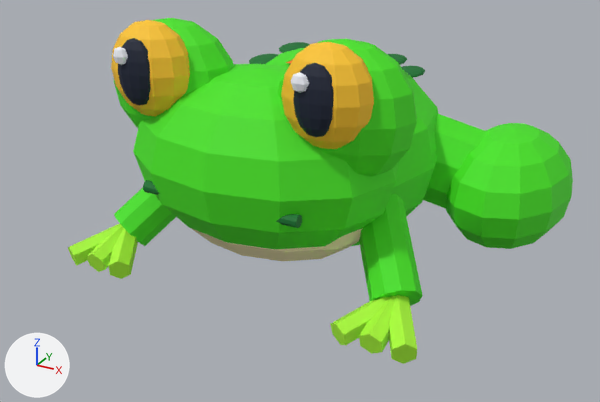
The glTF model godot/Models/frog.glb as it was, and as the next commit left it.
Both versions are drawn from a 50 mm lens placed at (0.818, -1.552, 0.877), pointed at (0.001, -0.067, 0.135). Every picture has the same lights, and +X, +Y and +Z are marked at lower left. The first picture is the older version. Vertices at exactly the same position are counted once.

Objects in the first picture: 'Body', 'Broad face', 'Cream throat', 'Eye mound', 'Eye mound.001', 'Foreleg', 'Foreleg.001', 'Front toe', 'Front toe.001', 'Front toe.002', 'Front toe.003', 'Front toe.004', 'Front toe.005', 'Golden eye', 'Golden eye.001', 'Hind upper leg.001', 'Powerful hind thigh.001', 'Pupil.001' and 8 more.
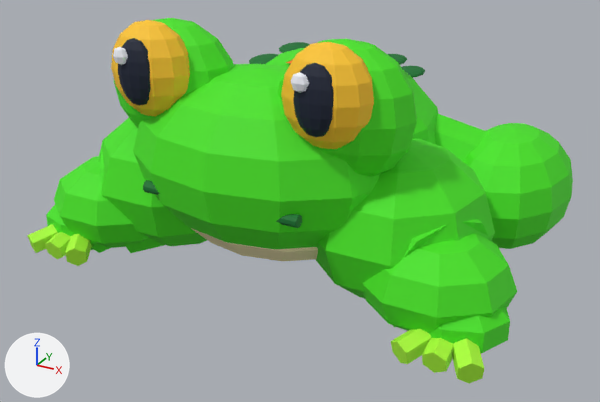
Location of each change, [x1, y1, x2, y2] in pixels of the pictures (600 x 402 px; the box of a moved part takes in the faces that stretch with it):
'Connected front shoulder.001', added (green): after [315, 139, 495, 299]
'Broad front forearm.001', added (green): after [362, 233, 517, 333]
'Connected front shoulder', added (green): after [98, 118, 207, 246]
'Broad front forearm', added (green): after [54, 156, 148, 248]
'Front toe.005', moved: before [389, 295, 417, 364]; after [452, 338, 484, 383]
'Front toe.003', moved: before [330, 297, 390, 345]; after [391, 328, 432, 364]
'Front toe.004', moved: before [359, 296, 395, 354]; after [422, 338, 453, 373]
'Broad front hand.001', added (green): after [429, 307, 510, 353]
'Front toe.002', moved: before [108, 228, 138, 279]; after [65, 234, 92, 266]
'Front toe.001', moved: before [86, 225, 124, 272]; after [45, 232, 71, 259]
'Front toe', moved: before [68, 224, 121, 266]; after [27, 224, 58, 253]
'Continuous front-leg bridge.001', added (mostly hidden): after [393, 219, 491, 327]
'Continuous front-leg bridge', added (mostly hidden): after [99, 151, 164, 253]
'Broad front hand', added: after [46, 204, 99, 250]
part 1 of me_cone_003, moved or reshaped (mostly hidden afterwards): before [114, 188, 176, 246]; after [91, 244, 110, 253]
part 2 of me_cone_012, moved or reshaped (not visible afterwards): before [359, 194, 423, 306]
'Body', unchanged, covered by the edit: before [266, 48, 439, 246]; after [266, 48, 439, 144]

What changed in the scene script:
```text
Change me_cone_003:
    remove me_cone_003.from_pydata(...)  # 20 vertices, 36 faces; spans x -0.363..-0.177, y -0.307..-0.103, z 0.035..0.24
    add me_cone_003.from_pydata(...)  # 20 vertices, 36 faces; spans x -0.49..-0.14, y -0.346..-0.054, z -0.002..0.287
    me_cone_003 part 1: 20 of 20 vertices moved; they spanned x -0.363..-0.177, y -0.307..-0.103, z 0.035..0.24 and now span x -0.49..-0.14, y -0.346..-0.054, z -0.002..0.287; mean shift (-0.045, 0.005, 0.005)
Change me_cone_012:
    remove me_cone_012.from_pydata(...)  # 20 vertices, 36 faces; spans x 0.177..0.363, y -0.307..-0.103, z 0.035..0.24
    add me_cone_012.from_pydata(...)  # 20 vertices, 36 faces; spans x 0.14..0.49, y -0.346..-0.054, z -0.002..0.287
    me_cone_012 part 2: 20 of 20 vertices moved; they spanned x 0.177..0.363, y -0.307..-0.103, z 0.035..0.24 and now span x 0.14..0.49, y -0.346..-0.054, z -0.002..0.287; mean shift (0.045, 0.005, 0.005)
Change me_cone_005:
    remove me_cone_005.from_pydata(...)  # 12 vertices, 20 faces; spans x -0.4052..-0.2998, y -0.3981..-0.2569, z 0.0206..0.0994
    add me_cone_005.from_pydata(...)  # 12 vertices, 20 faces; spans x -0.5252..-0.4198, y -0.3981..-0.2569, z 0.0206..0.0994
    me_cone_005 part 3: the whole mesh is moved by (-0.12, 0.0, 0.0)
Change me_cone_007:
    remove me_cone_007.from_pydata(...)  # 12 vertices, 20 faces; spans x -0.3417..-0.2983, y -0.3913..-0.2637, z 0.0208..0.0992
    add me_cone_007.from_pydata(...)  # 12 vertices, 20 faces; spans x -0.4617..-0.4183, y -0.3913..-0.2637, z 0.0208..0.0992
    me_cone_007 part 4: the whole mesh is moved by (-0.12, 0.0, 0.0)
Change me_cone_009:
    remove me_cone_009.from_pydata(...)  # 12 vertices, 20 faces; spans x -0.3402..-0.2348, y -0.3981..-0.2569, z 0.0206..0.0994
    add me_cone_009.from_pydata(...)  # 12 vertices, 20 faces; spans x -0.4602..-0.3548, y -0.3981..-0.2569, z 0.0206..0.0994
    me_cone_009 part 5: the whole mesh is moved by (-0.12, 0.0, 0.0)
Change me_cone_014:
    remove me_cone_014.from_pydata(...)  # 12 vertices, 20 faces; spans x 0.2348..0.3402, y -0.3981..-0.2569, z 0.0206..0.0994
    add me_cone_014.from_pydata(...)  # 12 vertices, 20 faces; spans x 0.3548..0.4602, y -0.3981..-0.2569, z 0.0206..0.0994
    me_cone_014 part 6: the whole mesh is moved by (0.12, 0.0, 0.0)
Change me_cone_016:
    remove me_cone_016.from_pydata(...)  # 12 vertices, 20 faces; spans x 0.2983..0.3417, y -0.3913..-0.2637, z 0.0208..0.0992
    add me_cone_016.from_pydata(...)  # 12 vertices, 20 faces; spans x 0.4183..0.4617, y -0.3913..-0.2637, z 0.0208..0.0992
    me_cone_016 part 7: the whole mesh is moved by (0.12, 0.0, 0.0)
Change me_cone_018:
    remove me_cone_018.from_pydata(...)  # 12 vertices, 20 faces; spans x 0.2998..0.4052, y -0.3981..-0.2569, z 0.0206..0.0994
    add me_cone_018.from_pydata(...)  # 12 vertices, 20 faces; spans x 0.4198..0.5252, y -0.3981..-0.2569, z 0.0206..0.0994
    me_cone_018 part 8: the whole mesh is moved by (0.12, 0.0, 0.0)
Add ob_continuous_front_leg_bridge_001:
    ob_continuous_front_leg_bridge_001 = bpy.data.objects.new('Continuous front-leg bridge.001', me_cone_011_1)  # 20 vertices, 36 faces; spans x 0.069..0.451, y -0.332..0.032, z -0.006..0.316; in mat_green (green #47e51b)
    ob_continuous_front_leg_bridge_001.location = (0.0, 0.0, 0.0)
Add ob_continuous_front_leg_bridge:
    ob_continuous_front_leg_bridge = bpy.data.objects.new('Continuous front-leg bridge', me_cone_001_1)  # 20 vertices, 36 faces; spans x -0.451..-0.069, y -0.332..0.032, z -0.006..0.316; in mat_green (green #47e51b)
    ob_continuous_front_leg_bridge.location = (0.0, 0.0, 0.0)
Add ob_connected_front_shoulder_001:
    ob_connected_front_shoulder_001 = bpy.data.objects.new('Connected front shoulder.001', me_sphere_018_1)  # a UV sphere (9 segments, 6 rings, poles along z) spanning x 0.078..0.452, y -0.333..0.055, z 0.02..0.34; in mat_green (green #47e51b)
    ob_connected_front_shoulder_001.location = (0.0, 0.0, 0.0)
Add ob_connected_front_shoulder:
    ob_connected_front_shoulder = bpy.data.objects.new('Connected front shoulder', me_sphere_011_1)  # a UV sphere (9 segments, 6 rings, poles along z) spanning x -0.452..-0.078, y -0.333..0.055, z 0.02..0.34; in mat_green (green #47e51b)
    ob_connected_front_shoulder.location = (0.0, 0.0, 0.0)
Add ob_broad_front_hand_001:
    ob_broad_front_hand_001 = bpy.data.objects.new('Broad front hand.001', me_sphere_021)  # a UV sphere (8 segments, 5 rings, poles along z) spanning x 0.345..0.535, y -0.356..-0.184, z 0.01..0.14; in mat_green (green #47e51b)
    ob_broad_front_hand_001.location = (0.0, 0.0, 0.0)
Add ob_broad_front_hand:
    ob_broad_front_hand = bpy.data.objects.new('Broad front hand', me_sphere_014_1)  # a UV sphere (8 segments, 5 rings, poles along z) spanning x -0.535..-0.345, y -0.356..-0.184, z 0.01..0.14; in mat_green (green #47e51b)
    ob_broad_front_hand.location = (0.0, 0.0, 0.0)
Add ob_broad_front_forearm_001:
    ob_broad_front_forearm_001 = bpy.data.objects.new('Broad front forearm.001', me_sphere_020)  # a UV sphere (9 segments, 6 rings, poles along z) spanning x 0.232..0.528, y -0.362..-0.09, z 0.02..0.22; in mat_green (green #47e51b)
    ob_broad_front_forearm_001.location = (0.0, 0.0, 0.0)
Add ob_broad_front_forearm:
    ob_broad_front_forearm = bpy.data.objects.new('Broad front forearm', me_sphere_013_1)  # a UV sphere (9 segments, 6 rings, poles along z) spanning x -0.528..-0.232, y -0.362..-0.09, z 0.02..0.22; in mat_green (green #47e51b)
    ob_broad_front_forearm.location = (0.0, 0.0, 0.0)
```
